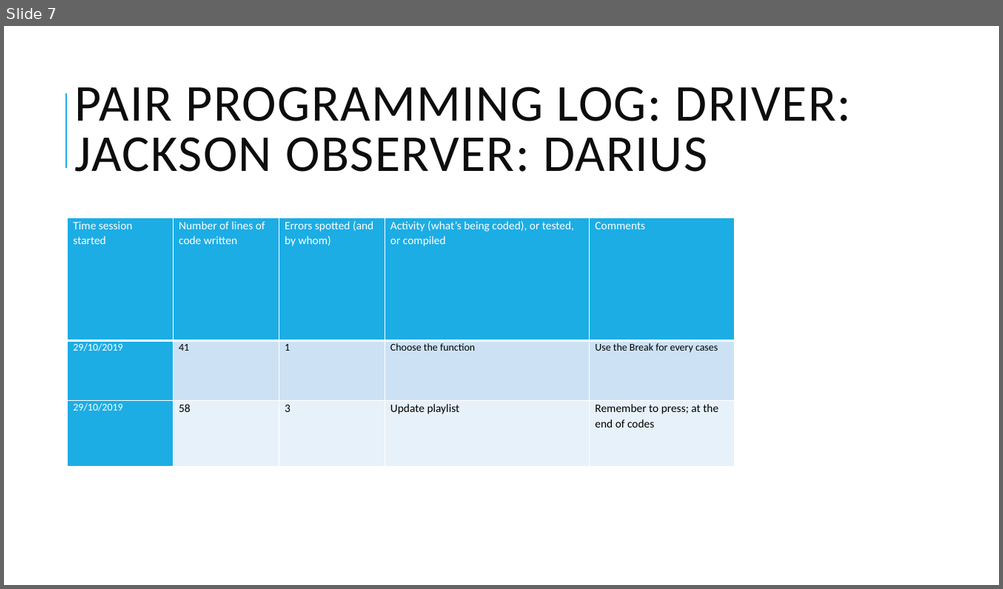
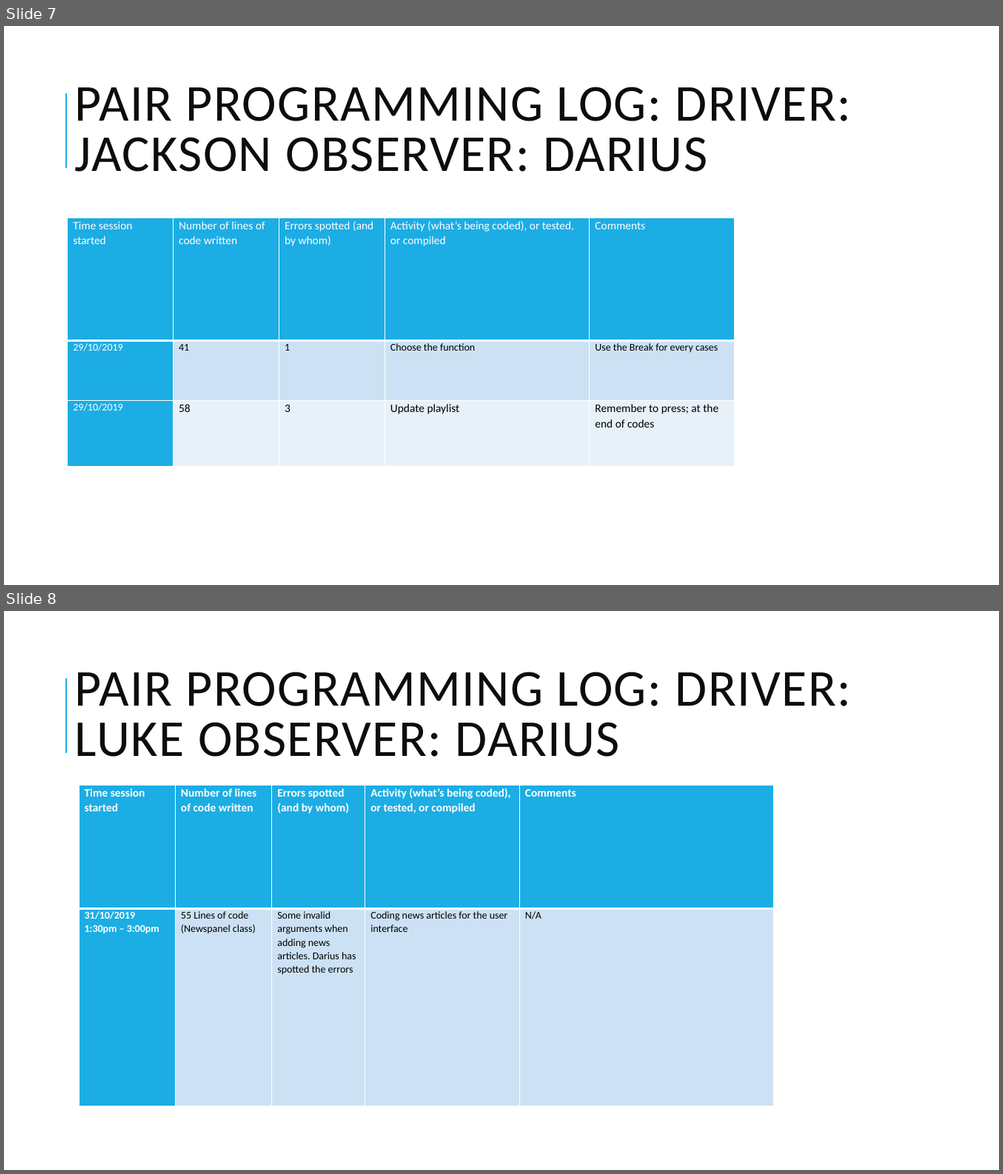
Before and after one commit to LukeTechnoUserOfficial/Software-Engineering-Project, a slide deck: Software Presentation.pptx. Shown one above the other, each under a label of ours: slide 7 before the commit, slides 7 and 8 after it. The pictures are 1003x589 and 1003x1174 pixels, drawn with LibreOffice and Linux fonts; fonts in the diff are those of the drawing. Boxes give left, top, right and bottom in pixels: in the first picture for what was removed or moved away, otherwise in the second. Text is boxed around its words. In the diff, an @@ line names an element or a change of style, - is before the commit and + after.

Commit message:
Updated Backend Application
Made the news articles display in a grid with their titles, description, author and date with little images next to each of them when you press "get news". Started working on Spotify user interface for tracks

```diff
--- a/Software Presentation.pptx
+++ b/Software Presentation.pptx
@@ slide 8 added at (4,611,999,1170), background #FFFFFF; not listed: 1 template element that a slide beside it also shows @@
@@ title added at (75,672,851,757), 50 pt, text #0D0D0D @@
+PAIR PROGRAMMING LOG: DRIVER: LUKE OBSERVER: DARIUS
@@ table added at (79,785,774,1107), 2 rows, 5 columns @@
+Time session started | Number of lines of code written | Errors spotted (and by whom) | Activity (what’s being coded), or tested, or compiled | Comments
+31/10/2019 1:30pm – 3:00pm | 55 Lines of code (Newspanel class) | Some invalid arguments when adding news articles. Darius has spotted the errors | Coding news articles for the user interface | N/A
```
Also in this commit, not shown: 4 slides changed, 2 other slides added, 13 other files.
